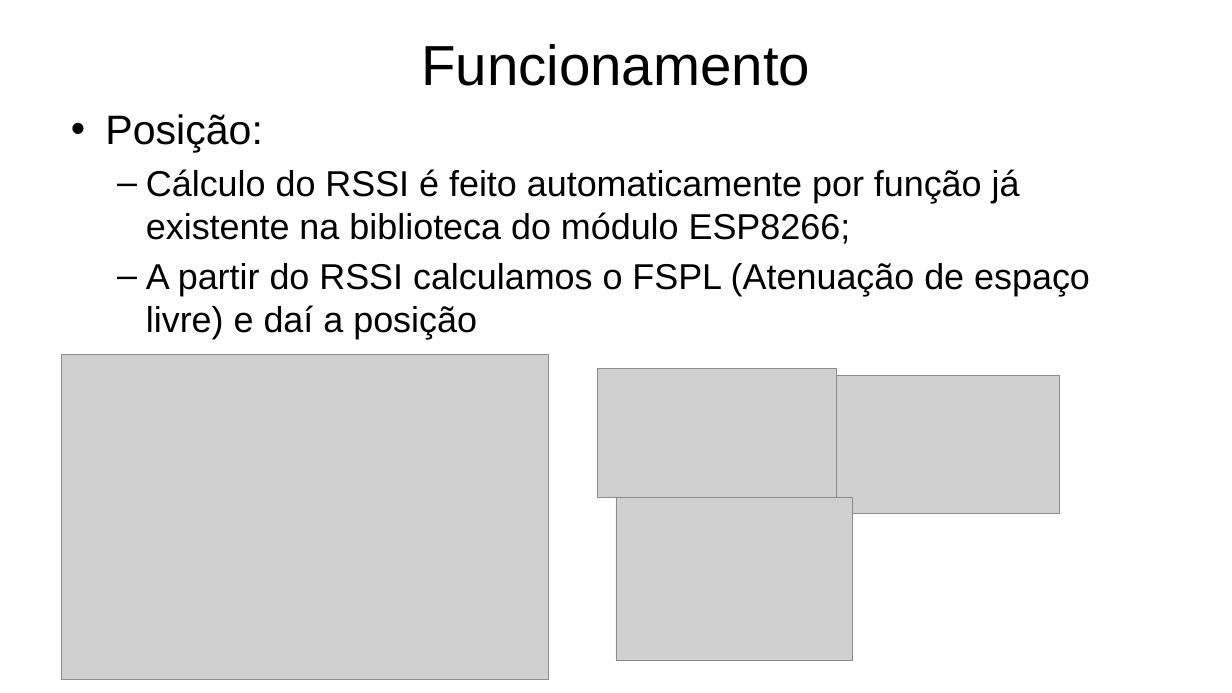
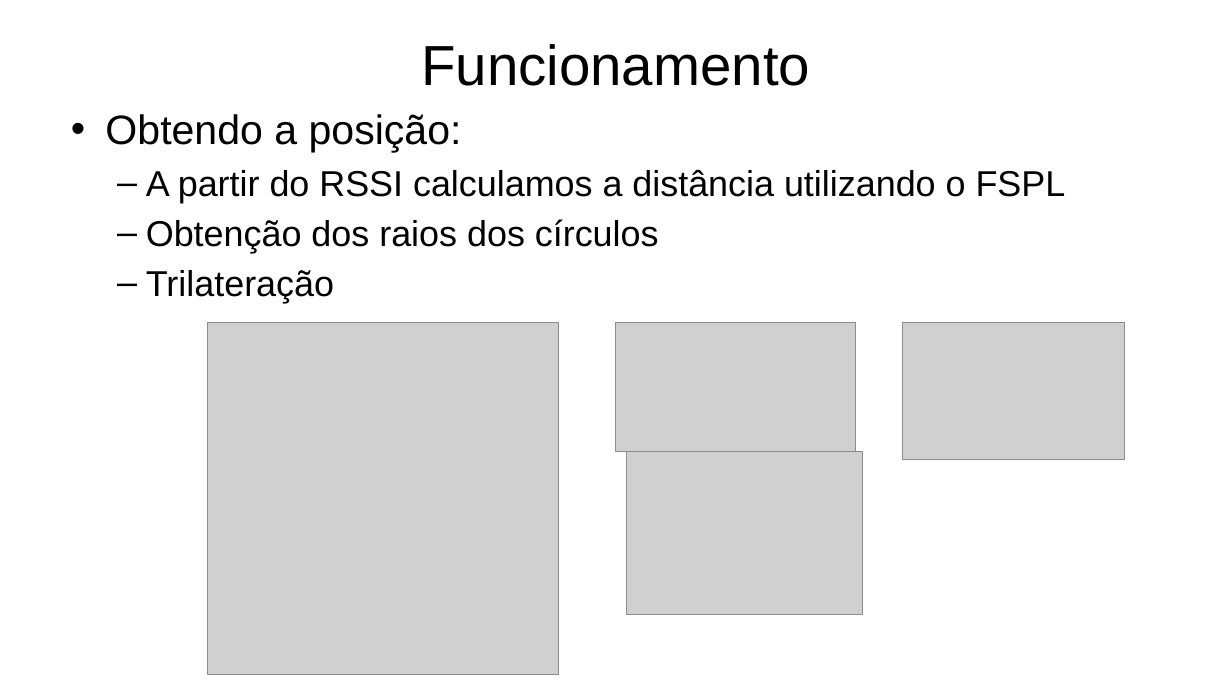
Before and after one commit to Guigajks/PI-VIII, a slide deck: slide 11 of Documentação/Apresentação Projeto PID.pptx (slide 10 before the commit). Drawn at 1232x693 pixels with LibreOffice and Linux fonts; fonts in the diff are those of the drawing; grey boxes stand for pictures; background and template pictures are left out. Boxes give left, top, right and bottom in pixels: in the first picture for what was removed or moved away, otherwise in the second. Text is boxed around its words. In the diff, an @@ line names an element or a change of style, - is before the commit and + after.

```diff
--- a/Documentação/Apresentação Projeto PID.pptx
+++ b/Documentação/Apresentação Projeto PID.pptx
@@ text at <box>105,114,1066,303</box>: text changed @@
-• Posição:
-  – Cálculo do RSSI é feito automaticamente por função já existente na biblioteca do módulo ESP8266;
-  – A partir do RSSI calculamos o FSPL (Atenuação de espaço livre) e daí a posição
+• Obtendo a posição:
+  – A partir do RSSI calculamos a distância utilizando o FSPL
+  – Obtenção dos raios dos círculos
+  – Trilateração
@@ picture: place and size @@
-picture at <box>62,355,549,679</box>
+picture at <box>208,323,559,675</box>
@@ picture: place and size @@
-picture at <box>597,369,836,498</box>
+picture at <box>616,323,856,452</box>
@@ picture: place and size @@
-picture at <box>837,375,1060,513</box>
+picture at <box>902,323,1125,460</box>
@@ picture: place and size @@
-picture at <box>616,498,853,661</box>
+picture at <box>627,452,863,615</box>
```
Also in this commit, not shown: 2 other slides changed, 2 slides added, 1 slide removed.
